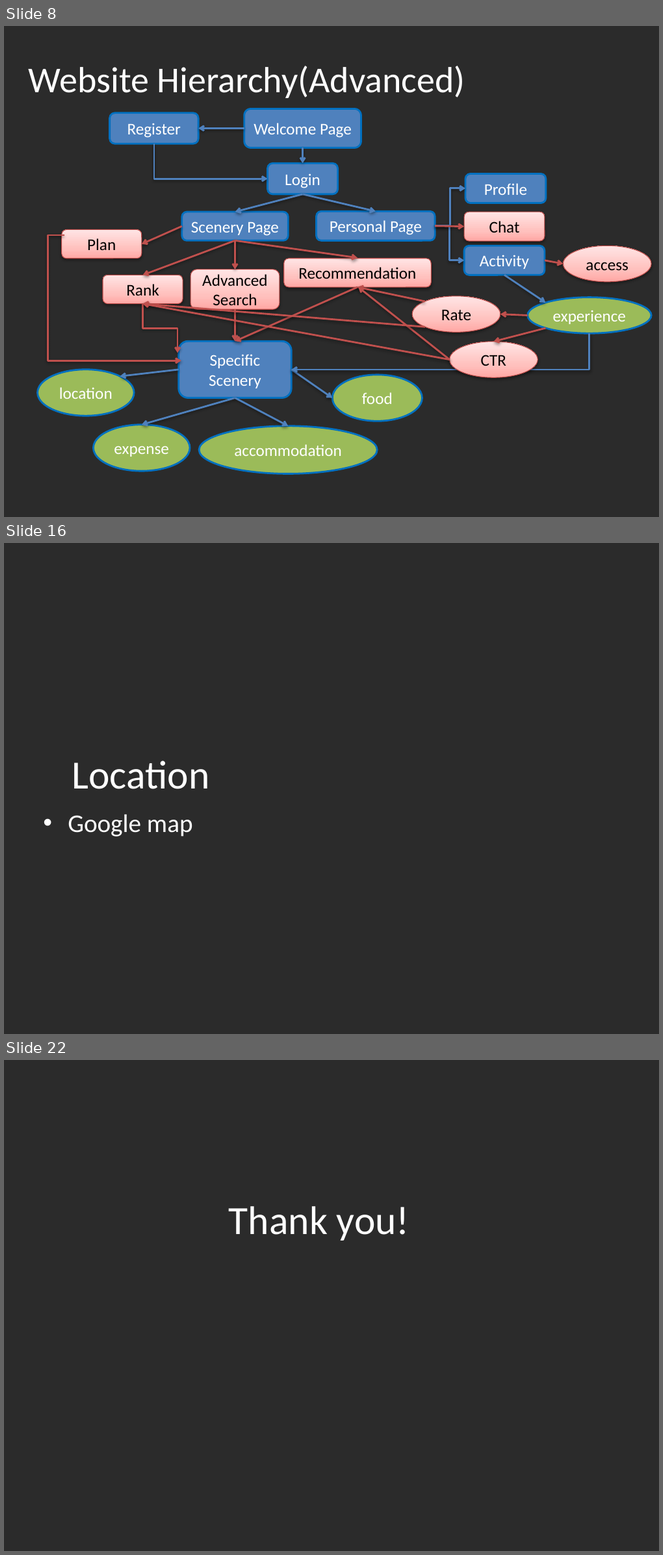
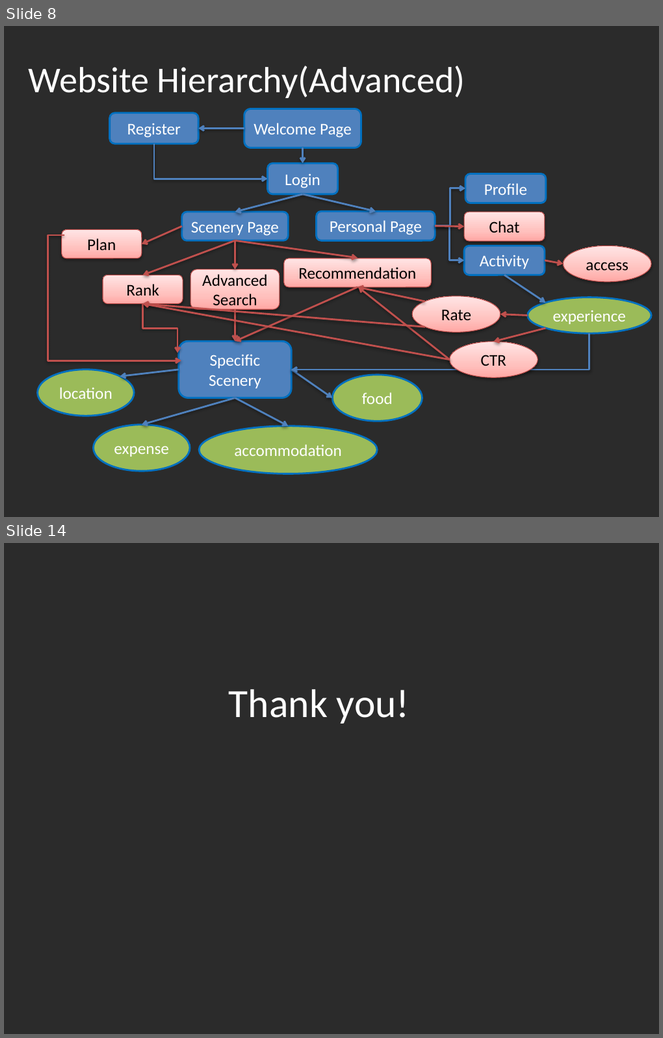
Before and after one commit to fighteriris/512_Final, a slide deck: 512副本.pptx. Shown one above the other, each under a label of ours: slides 8, 16 and 22 before the commit, slides 8 and 14 after it; the slides between them are not shown. The pictures are 663x1555 and 663x1038 pixels, drawn with LibreOffice and Linux fonts; fonts in the diff are those of the drawing; background and template pictures are left out; a plain dark background stands for a picture behind light text. Boxes give left, top, right and bottom in pixels: in the first picture for what was removed or moved away, otherwise in the second. Text is boxed around its words. In the diff, an @@ line names an element or a change of style, - is before the commit and + after.

```diff
--- a/512副本.pptx
+++ b/512副本.pptx
@@ slide 16 removed at <box>4,543,659,1034</box>, background picture (left out) @@
@@ title removed at <box>72,761,210,789</box> @@
-Location
@@ text removed at <box>68,814,193,837</box> @@
-• Google map
@@ what was slide 22 is now slide 14 @@
```
Also in this commit, not shown: 1 slide changed, 4 slides added, 11 other slides removed.
